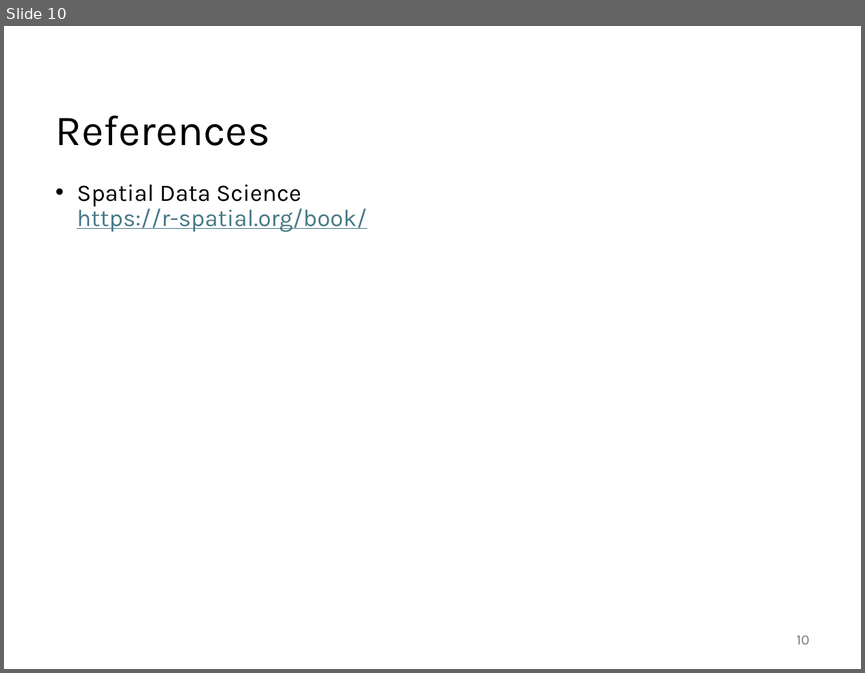
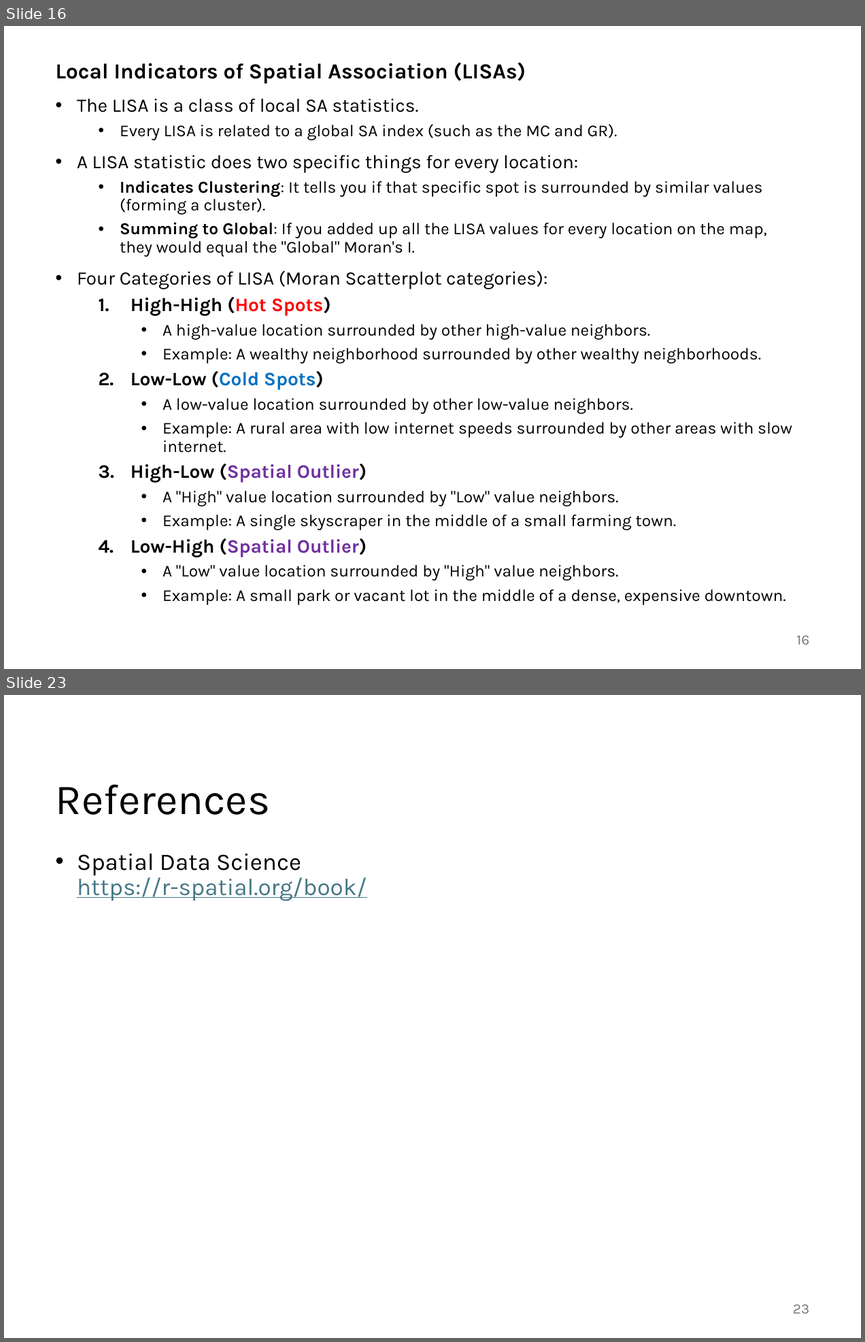
Before and after one commit to abuabara/abuabara.github.io, a slide deck: DAEN489S26/week12_slides.pptx. Shown one above the other, each under a label of ours: slide 10 before the commit, slides 16 and 23 after it; the slides between them are not shown. The pictures are 865x673 and 865x1342 pixels, drawn with LibreOffice and Linux fonts; fonts in the diff are those of the drawing. Boxes give left, top, right and bottom in pixels: in the first picture for what was removed or moved away, otherwise in the second. Text is boxed around its words. In the diff, an @@ line names an element or a change of style, - is before the commit and + after.

```diff
--- a/DAEN489S26/week12_slides.pptx
+++ b/DAEN489S26/week12_slides.pptx
@@ slide 16 added at <box>4,26,861,669</box>, background #FFFFFF @@
@@ text added at <box>56,62,792,605</box>, 14 pt, text #000000 @@
+Local Indicators of Spatial Association (LISAs)
+• The LISA is a class of local SA statistics.
+  • Every LISA is related to a global SA index (such as the MC and GR).
+• A LISA statistic does two specific things for every location:
+  • Indicates Clustering: It tells you if that specific spot is surrounded by similar values
+    (forming a cluster).
+  • Summing to Global: If you added up all the LISA values for every location on the map,
+    they would equal the "Global" Moran's I.
+• Four Categories of LISA (Moran Scatterplot categories):
+  1. High-High (Hot Spots)
+    • A high-value location surrounded by other high-value neighbors.
+    • Example: A wealthy neighborhood surrounded by other wealthy neighborhoods.
+  2. Low-Low (Cold Spots)
+    • A low-value location surrounded by other low-value neighbors.
+    • Example: A rural area with low internet speeds surrounded by other areas with slow internet.
+  3. High-Low (Spatial Outlier)
+    • A "High" value location surrounded by "Low" value neighbors.
+    • Example: A single skyscraper in the middle of a small farming town.
+  4. Low-High (Spatial Outlier)
+    • A "Low" value location surrounded by "High" value neighbors.
+    • Example: A small park or vacant lot in the middle of a dense, expensive downtown.
@@ page number added at <box>796,635,809,644</box>, 12 pt, text #797979 @@
+16
@@ what was slide 10 is now slide 23 @@
@@ page number at <box>793,1304,810,1313</box>: text changed @@
-10
+23
```
Also in this commit, not shown: 6 slides changed, 13 other slides added, 1 slide removed, 1 other file.
